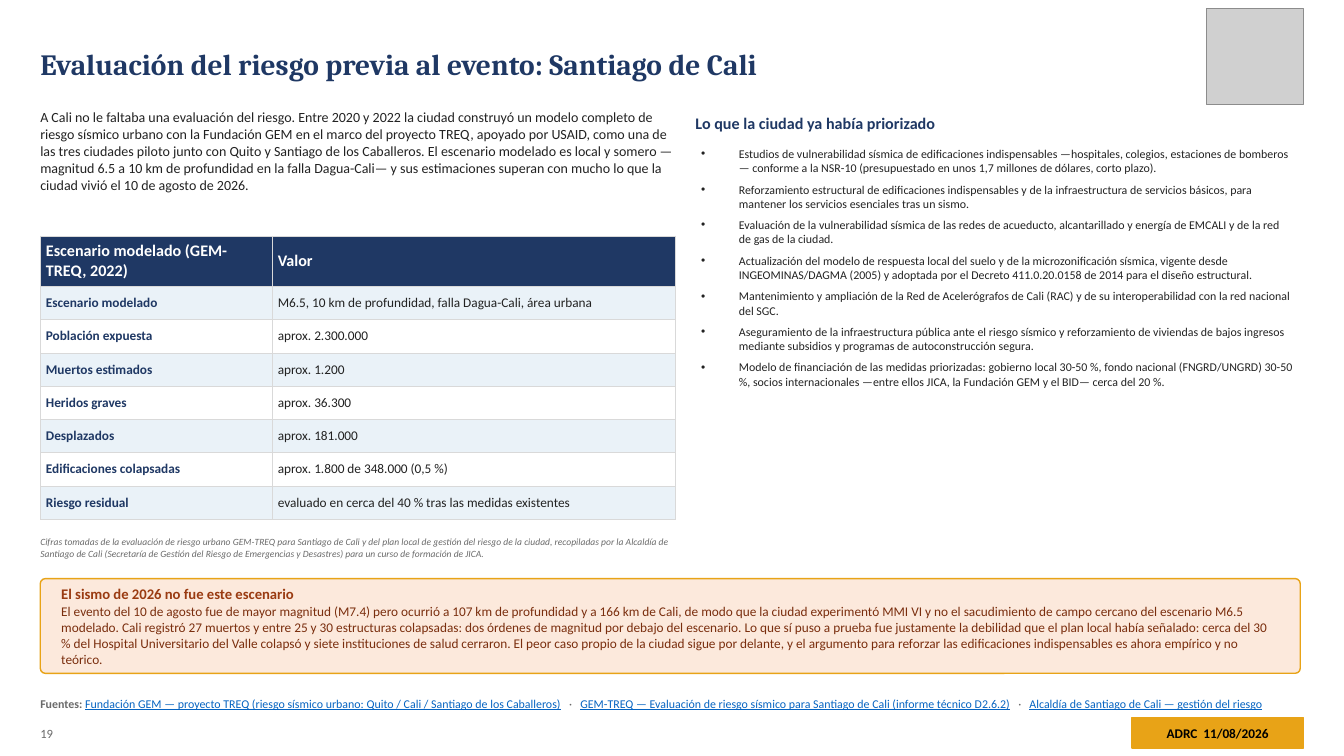
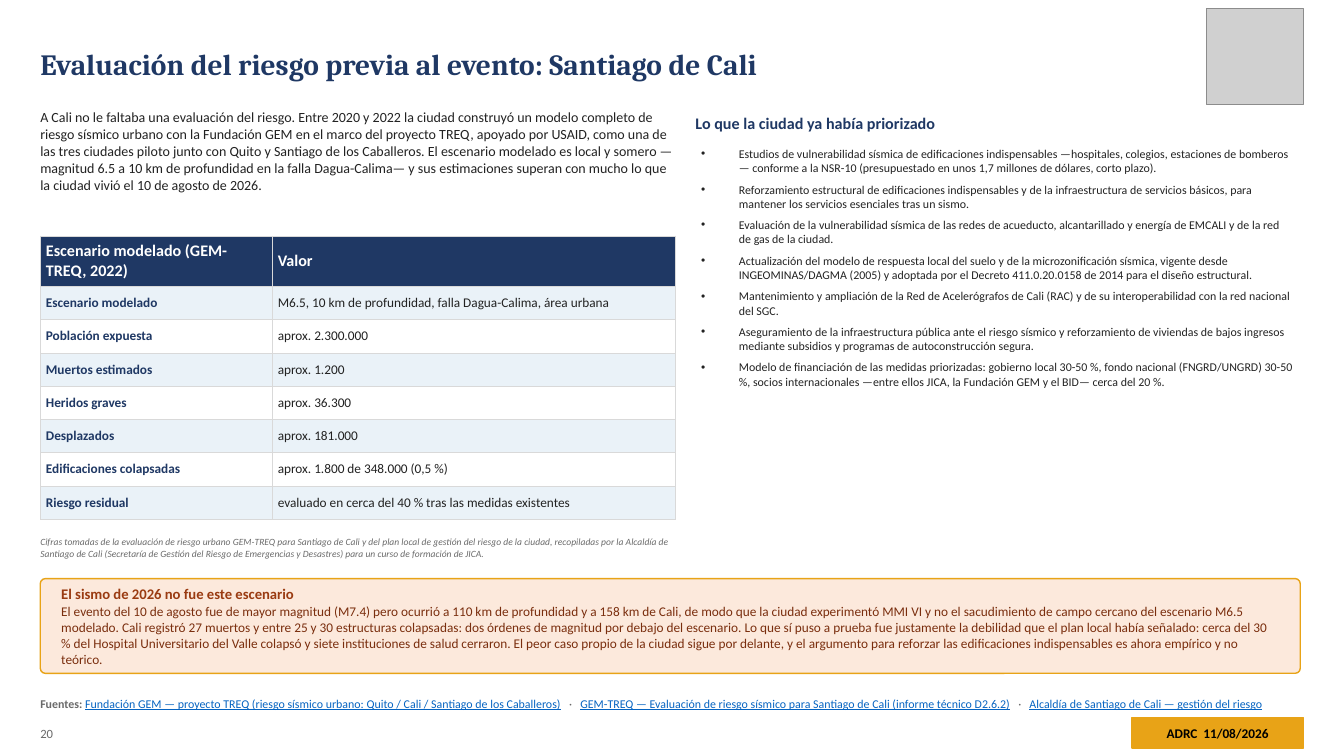
Before and after one commit to kochobi-max/whatsmap, a slide deck: slide 20 of reports/colombia_eq_20260810/output/ADRC_EQ_COL_Choco_20260810_ES.pptx (slide 19 before the commit). Drawn at 1344x756 pixels with LibreOffice and Linux fonts; fonts in the diff are those of the drawing; grey boxes stand for pictures. Boxes give left, top, right and bottom in pixels: in the first picture for what was removed or moved away, otherwise in the second. Text is boxed around its words. In the diff, an @@ line names an element or a change of style, - is before the commit and + after.

```diff
--- a/reports/colombia_eq_20260810/output/ADRC_EQ_COL_Choco_20260810_ES.pptx
+++ b/reports/colombia_eq_20260810/output/ADRC_EQ_COL_Choco_20260810_ES.pptx
@@ text at <box>40,112,667,193</box>: text changed @@
-A Cali no le faltaba una evaluación del riesgo. Entre 2020 y 2022 la ciudad construyó un modelo completo de riesgo sísmico urbano con la Fundación GEM en el marco del proyecto TREQ, apoyado por USAID, como una de las tres ciudades piloto junto con Quito y Santiago de los Caballeros. El escenario modelado es local y somero —magnitud 6.5 a 10 km de profundidad en la falla Dagua-Cali— y sus estimaciones superan con mucho lo que la ciudad vivió el 10 de agosto de 2026.
+A Cali no le faltaba una evaluación del riesgo. Entre 2020 y 2022 la ciudad construyó un modelo completo de riesgo sísmico urbano con la Fundación GEM en el marco del proyecto TREQ, apoyado por USAID, como una de las tres ciudades piloto junto con Quito y Santiago de los Caballeros. El escenario modelado es local y somero —magnitud 6.5 a 10 km de profundidad en la falla Dagua-Calima— y sus estimaciones superan con mucho lo que la ciudad vivió el 10 de agosto de 2026.
@@ table at <box>40,236,676,514</box> @@
-row 2, column 2: M6.5, 10 km de profundidad, falla Dagua-Cali, área urbana
+row 2, column 2: M6.5, 10 km de profundidad, falla Dagua-Calima, área urbana
@@ text at <box>61,588,1266,664</box>: text changed @@
-El sismo de 2026 no fue este escenario
-El evento del 10 de agosto fue de mayor magnitud (M7.4) pero ocurrió a 107 km de profundidad y a 166 km de Cali, de modo que la ciudad experimentó MMI VI y no el sacudimiento de campo cercano del escenario M6.5 modelado. Cali registró 27 muertos y entre 25 y 30 estructuras colapsadas: dos órdenes de magnitud por debajo del escenario. Lo que sí puso a prueba fue justamente la debilidad que el plan local había señalado: cerca del 30 % del Hospital Universitario del Valle colapsó y siete instituciones de salud cerraron. El peor caso propio de la ciudad sigue por delante, y el argumento para reforzar las edificaciones indispensables es ahora empírico y no teórico.
+El sismo de 2026 no fue este escenario
+El evento del 10 de agosto fue de mayor magnitud (M7.4) pero ocurrió a 110 km de profundidad y a 158 km de Cali, de modo que la ciudad experimentó MMI VI y no el sacudimiento de campo cercano del escenario M6.5 modelado. Cali registró 27 muertos y entre 25 y 30 estructuras colapsadas: dos órdenes de magnitud por debajo del escenario. Lo que sí puso a prueba fue justamente la debilidad que el plan local había señalado: cerca del 30 % del Hospital Universitario del Valle colapsó y siete instituciones de salud cerraron. El peor caso propio de la ciudad sigue por delante, y el argumento para reforzar las edificaciones indispensables es ahora empírico y no teórico.
@@ text at <box>40,730,53,738</box>: text changed @@
-19
+20
```
Also in this commit, not shown: 23 other slides changed, 2 slides added, 39 other files.
